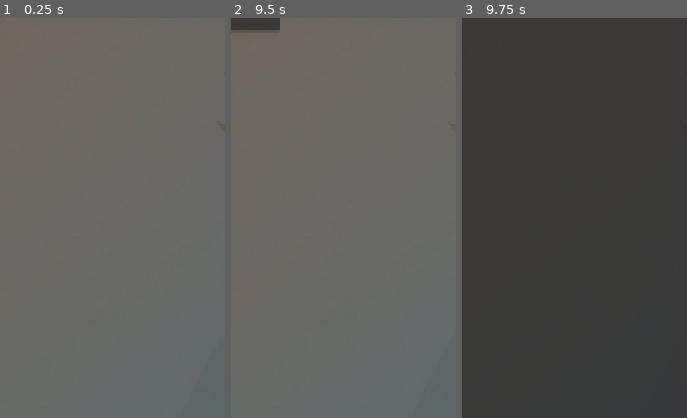
Above: before the commit, frames 1-3 (left to right).
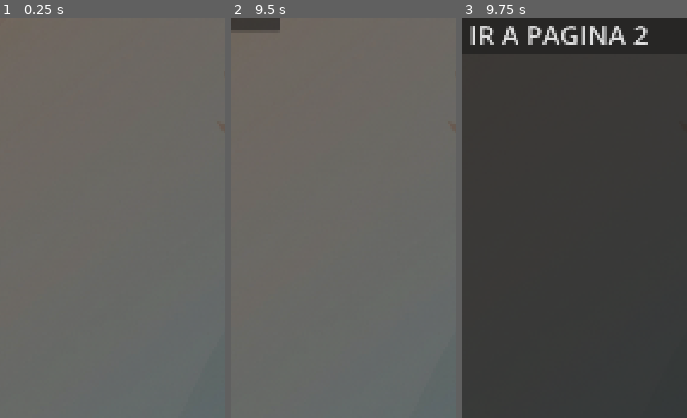
Above: after the commit, the same moments.

Repository: AlfredoCamarena/GD-Phone
Game: Godot game, scene res://_System/Main/main.tscn
Two runs of this game, one before a commit and one after it. Both use one fixed random seed, a clock stepped at 60 frames per second and the inputs below. The engine's default icon, where the game draws it, is replaced by a stand-in: a white triangle on a blue panel in a dark square. Sound files missing from this copy of the repository are replaced by a short silence.
Inputs (mouse positions are % of the whole screen's width and height, from its top left):
- Up to frame 1 (0.25 s): no input
- Up to frame 2 (9.5 s): click "Message" at 0.5 s; click (50, 10) at 1.25 s; click (4, 88) at 2 s; click (4, 88) at 2.75 s; click (50, 96) at 3.5 s; click "Phone" at 4.25 s; click (83, 96) at 5 s; click (50, 96) at 5.75 s; click "Gallery" at 6.5 s; click (83, 96) at 7.25 s; click (50, 96) at 8 s; click "Browser" at 8.75 s
- Up to frame 3 (9.75 s): click "Página 1" at 9.5 s
The pictures show only the part of the screen within x 28-78%, y 23-73%; the shares and areas given below are measured in that part.

Frames 1-2 are identical in both runs. In frame 3, 1.7% of the frame differs, in the area x 3-83%, y 2-7%.
Error in both runs: Cannot call method 'instantiate' on a null value. (res://_System/Main/main.gd:26)

Commit message:
Use WebManager to resolve url (string) to PackedScene

Diff:
--- a/Apps/3_WebBrowser/BookmarksPage/bookmarks_page.gd
+++ b/Apps/3_WebBrowser/BookmarksPage/bookmarks_page.gd
@@ -24,7 +24,7 @@
 	bookmarks_grid.add_child(tile)
 	tile.setup(webpage.icon, webpage.title)
 	tile.pressed.connect(func() -> void:
-		navigate_to_page_requested.emit(webpage.home_page_scene))
+		navigate_to_url_requested.emit(webpage.url))
 
 
 func _on_webpage_unlocked(_new_webpage: WebpageData) -> void:
--- a/Apps/3_WebBrowser/web_browser.gd
+++ b/Apps/3_WebBrowser/web_browser.gd
@@ -16,7 +16,7 @@
 func load_webpage(data: WebpageData) -> void:
 	current_webpage_data = data
 	url_label.text = data.url
-	_navigate_to_scene(data.home_page_scene)
+	_navigate_to_scene(data.scene)
 
 
 func _ready() -> void:
@@ -76,8 +76,8 @@
 func _instantiate_page(scene: PackedScene) -> void:
 	var page_instance := scene.instantiate() as WebPage
 	page_container.add_child(page_instance)
-	page_instance.navigate_to_page_requested.connect(func (page_scene: PackedScene) -> void:
-		_navigate_to_scene(page_scene))
+	page_instance.navigate_to_url_requested.connect(func (url: String) -> void:
+		_navigate_to_scene(WebManager.get_url_data(url).scene))
 	page_instance.trigger_event_requested.connect(func (event: StoryEvent) -> void:
 		EventManager.execute(event))
 
--- a/GameContent/Data/Webpages/example/example.gd
+++ b/GameContent/Data/Webpages/example/example.gd
@@ -1,9 +1,9 @@
 extends WebPage
 
-@export var target_page: PackedScene
+@export var url: String
 
 @onready var button: Button = $PanelContainer/VBoxContainer/Button
 
 func _ready() -> void:
 	button.pressed.connect(func()->void:
-		navigate_to_page_requested.emit(target_page))
+		navigate_to_url_requested.emit(url))
--- a/GameContent/Data/Webpages/example/page1/page1.tres
+++ b/GameContent/Data/Webpages/example/page1/page1.tres
@@ -1,13 +1,13 @@
 [gd_resource type="Resource" script_class="WebpageData" format=3 uid="uid://da6j7k6txtj65"]
 
 [ext_resource type="Script" uid="uid://3kiq326twa6d" path="res://_System/Resources/WebpageData.gd" id="1_4lgqp"]
-[ext_resource type="PackedScene" uid="uid://ctr0rc70m11y5" path="res://GameContent/Data/Webpages/example/page1/page1.tscn" id="1_jhvqg"]
+[ext_resource type="PackedScene" uid="uid://ctr0rc70m11y5" path="res://GameContent/Data/Webpages/example/page1/page1.tscn" id="2_jhvqg"]
 [ext_resource type="Texture2D" uid="uid://fxlrkw0hkdyb" path="res://icon.svg" id="2_q48pl"]
 
 [resource]
 script = ExtResource("1_4lgqp")
 title = "Página 1"
-url = "www.pag1.com"
+url = "page1.com"
 icon = ExtResource("2_q48pl")
-home_page_scene = ExtResource("1_jhvqg")
+scene = ExtResource("2_jhvqg")
 metadata/_custom_type_script = "uid://3kiq326twa6d"
--- a/GameContent/Data/Webpages/example/page1/page1.tscn
+++ b/GameContent/Data/Webpages/example/page1/page1.tscn
@@ -10,6 +10,7 @@
 grow_horizontal = 2
 grow_vertical = 2
 script = ExtResource("1_7f5ai")
+url = "page2.com"
 metadata/_custom_type_script = "uid://58fb3lgeism6"
 
 [node name="PanelContainer" type="PanelContainer" parent="." unique_id=1735614291]
@@ -31,7 +32,6 @@
 horizontal_alignment = 1
 
 [node name="Button" type="Button" parent="PanelContainer/VBoxContainer" unique_id=1109614230]
-visible = false
 layout_mode = 2
 theme_override_font_sizes/font_size = 64
 text = "IR A PAGINA 2"
--- a/GameContent/Data/Webpages/example/page2/page2.tres
+++ b/GameContent/Data/Webpages/example/page2/page2.tres
@@ -1,13 +1,13 @@
 [gd_resource type="Resource" script_class="WebpageData" format=3 uid="uid://b5x5vxmwbg3w"]
 
-[ext_resource type="PackedScene" uid="uid://d11rsi4exrei5" path="res://GameContent/Data/Webpages/example/page2/page2.tscn" id="1_lru4n"]
 [ext_resource type="Texture2D" uid="uid://bi1tc5ippyxqa" path="res://_Assets/Image/Chat 96x96/emoji_smile.png" id="1_pq406"]
 [ext_resource type="Script" uid="uid://3kiq326twa6d" path="res://_System/Resources/WebpageData.gd" id="1_t0mtc"]
+[ext_resource type="PackedScene" uid="uid://d11rsi4exrei5" path="res://GameContent/Data/Webpages/example/page2/page2.tscn" id="2_lru4n"]
 
 [resource]
 script = ExtResource("1_t0mtc")
 title = "Pagina 2"
-url = "www.pag2.com"
+url = "page2.com"
 icon = ExtResource("1_pq406")
-home_page_scene = ExtResource("1_lru4n")
+scene = ExtResource("2_lru4n")
 metadata/_custom_type_script = "uid://3kiq326twa6d"
--- a/GameContent/Data/Webpages/example/page2/page2.tscn
+++ b/GameContent/Data/Webpages/example/page2/page2.tscn
@@ -10,6 +10,7 @@
 grow_horizontal = 2
 grow_vertical = 2
 script = ExtResource("1_6ifau")
+url = "page1.com"
 metadata/_custom_type_script = "uid://58fb3lgeism6"
 
 [node name="PanelContainer" type="PanelContainer" parent="." unique_id=967928187]
@@ -31,7 +32,6 @@
 horizontal_alignment = 1
 
 [node name="Button" type="Button" parent="PanelContainer/VBoxContainer" unique_id=836776709]
-visible = false
 layout_mode = 2
 theme_override_font_sizes/font_size = 64
 text = "IR A PAGINA 1"
--- a/_System/Resources/Webpage.gd
+++ b/_System/Resources/Webpage.gd
@@ -2,6 +2,6 @@
 extends Control
 
 @warning_ignore("unused_signal")
-signal navigate_to_page_requested(page_scene: PackedScene)
+signal navigate_to_url_requested(url: String)
 @warning_ignore("unused_signal")
 signal trigger_event_requested(event: StoryEvent)
--- a/_System/Resources/WebpageData.gd
+++ b/_System/Resources/WebpageData.gd
@@ -4,4 +4,4 @@
 @export var title: String
 @export var url: String
 @export var icon: Texture2D
-@export var home_page_scene: PackedScene
+@export var scene: PackedScene
--- /dev/null
+++ b/_System/_Autoloads/web_manager.gd
@@ -0,0 +1,9 @@
+extends Node
+
+const url_registry: Dictionary[String, WebpageData] = {
+	"page1.com": preload("uid://da6j7k6txtj65"),
+	"page2.com": preload("uid://b5x5vxmwbg3w"),
+}
+
+func get_url_data(url: String) -> WebpageData:
+	return url_registry[url]
--- a/project.godot
+++ b/project.godot
@@ -25,6 +25,7 @@
 SignalBus="*res://_System/_Autoloads/signal_bus.gd"
 EventManager="*res://_System/_Autoloads/event_manager.gd"
 PlayerData="*res://_System/_Autoloads/player_data.gd"
+WebManager="*uid://d1ad11xisnxut"
 
 [debug]
 
Not shown, added: _System/_Autoloads/web_manager.gd.uid
